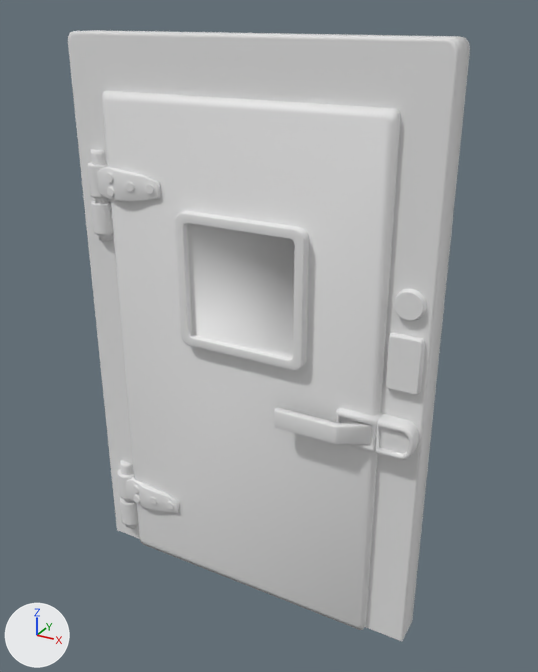
Two versions of the FBX model Assets/Models/environment_fridge door.fbx, one commit apart.
Before and after are seen from a 50 mm camera at (1.18, -1.97, 2.05) aimed at (0.07, 0.06, 1.03). Every picture has the same lights, and +X, +Y and +Z are marked at lower left. Where no turn or scale is listed for an object, it has been applied to the vertices.

The first picture shows 'environment_fridge door', 'environment_fridge door frame'.
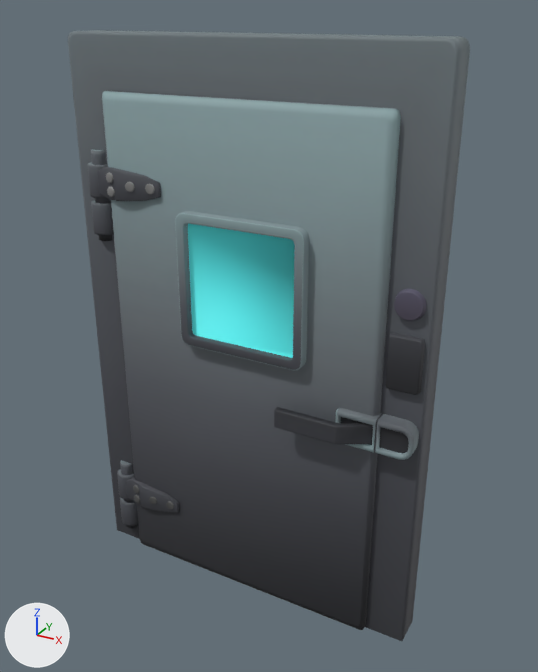
Where the change shows, as pixel boxes [x1, y1, x2, y2] in the pictures (538 x 672 px):
'environment_fridge door frame', recoloured, surface changed
    both: [68, 30, 470, 641]
part 2 of me_environment_fridge_door, built on
    both: [107, 166, 179, 512]
part 3 of me_environment_fridge_door, recoloured
    both: [87, 91, 401, 630]

The edits, one by one:
Picture 'texture_atlas.psd' (img_texture_atlas_psd) is new.
Material 'Texture_atlas' (mat_texture_atlas) is new.
Its texture is img_texture_atlas_psd.
Its roughness is 0.69.
me_environment_fridge_door_frame has 380 vertices, 321 faces and spans x -0.64..0.64, y -0.06..0.11, z 0.0..1.98.
me_environment_fridge_door_frame is used by ob_environment_fridge_door_frame; location (0.0, 0.0, 0.0).
me_environment_fridge_door_frame part 1: texture (UV) coordinates changed.
me_environment_fridge_door_frame now uses material mat_texture_atlas (picture img_texture_atlas_psd).
me_environment_fridge_door is used by ob_environment_fridge_door; location (-0.553, -0.008, 0.836).
me_environment_fridge_door had 1782 vertices, 1516 faces and spanned x -0.04..1.06, y -0.1..0.07, z -0.84..0.97.
me_environment_fridge_door now has 1810 vertices, 1544 faces and spans x -0.04..1.06, y -0.1..0.07, z -0.84..0.97.
Part 2, on me_environment_fridge_door:
28 faces are deleted.
20 vertices are added at x 0.02..0.27, y 0.0, z -0.62..0.73.
8 new vertices lie (0.0, 0.04, 0.0) away from vertices in x 0.11..0.15, y -0.04, z -0.62..0.73.
56 new faces join them.
me_environment_fridge_door part 3: 1488 faces spanning x -0.04..1.06, y -0.1..0.07, z -0.84..0.97 switch from no material to mat_texture_atlas (picture img_texture_atlas_psd).
